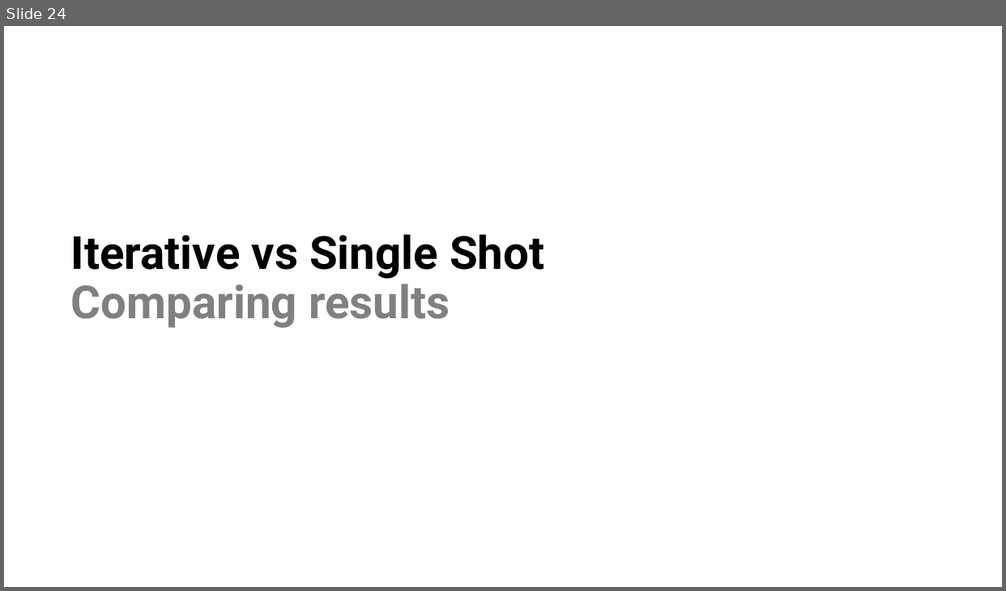
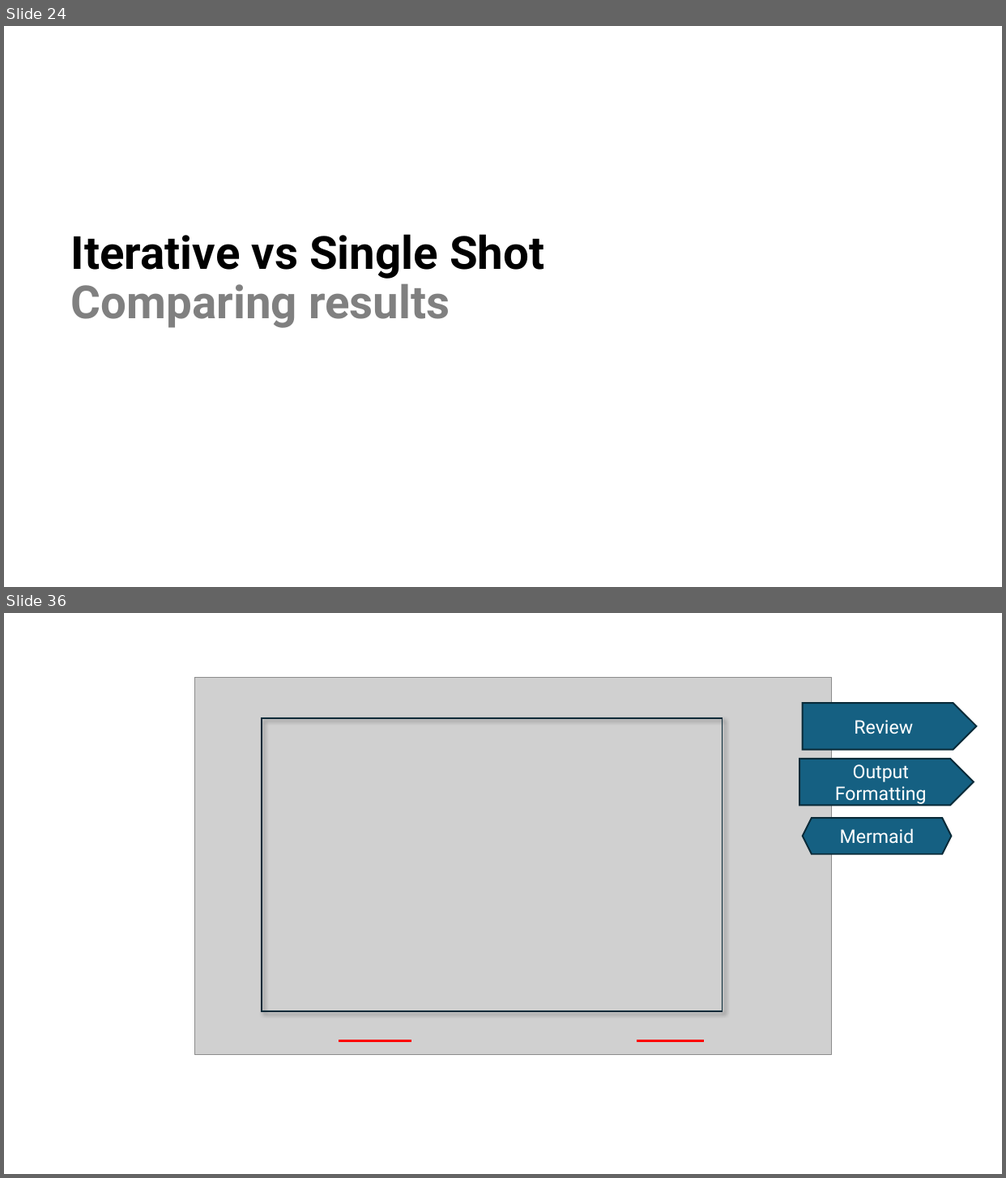
Before and after one commit to isidore/Talks, a slide deck: Slides/ChatGPT_Prompting.pptx. Shown one above the other, each under a label of ours: slide 24 before the commit, slides 24 and 36 after it; the slides between them are not shown. The pictures are 1006x591 and 1006x1178 pixels, drawn with LibreOffice and Linux fonts; fonts in the diff are those of the drawing; grey boxes stand for pictures. Boxes give left, top, right and bottom in pixels: in the first picture for what was removed or moved away, otherwise in the second. Text is boxed around its words. In the diff, an @@ line names an element or a change of style, - is before the commit and + after.

Commit message:
Mermaid

```diff
--- a/Slides/ChatGPT_Prompting.pptx
+++ b/Slides/ChatGPT_Prompting.pptx
@@ slide 36 added at [4,613,1002,1174], background #FFFFFF @@
@@ picture added at [195,677,831,1055] @@
@@ pentagon arrow added at [803,703,977,749], fill #156082, outline #092A39 1.5 pt, 18 pt, text #FFFFFF @@
+Review
@@ rectangle added at [262,718,722,1012], outline #092A39 1.5 pt @@
@@ pentagon arrow added at [799,759,974,806], fill #156082, outline #092A39 1.5 pt, 18 pt, text #FFFFFF @@
+Output Formatting
@@ hexagon added at [803,818,952,854], fill #156082, outline #092A39 1.5 pt, 18 pt, text #FFFFFF @@
+Mermaid
@@ line added from (339, 1041) to (412, 1041), #FF0000 2.25 pt @@
@@ line added from (637, 1041) to (704, 1041), #FF0000 2.25 pt @@
```
Also in this commit, not shown: 3 slides changed, 15 other slides added.
